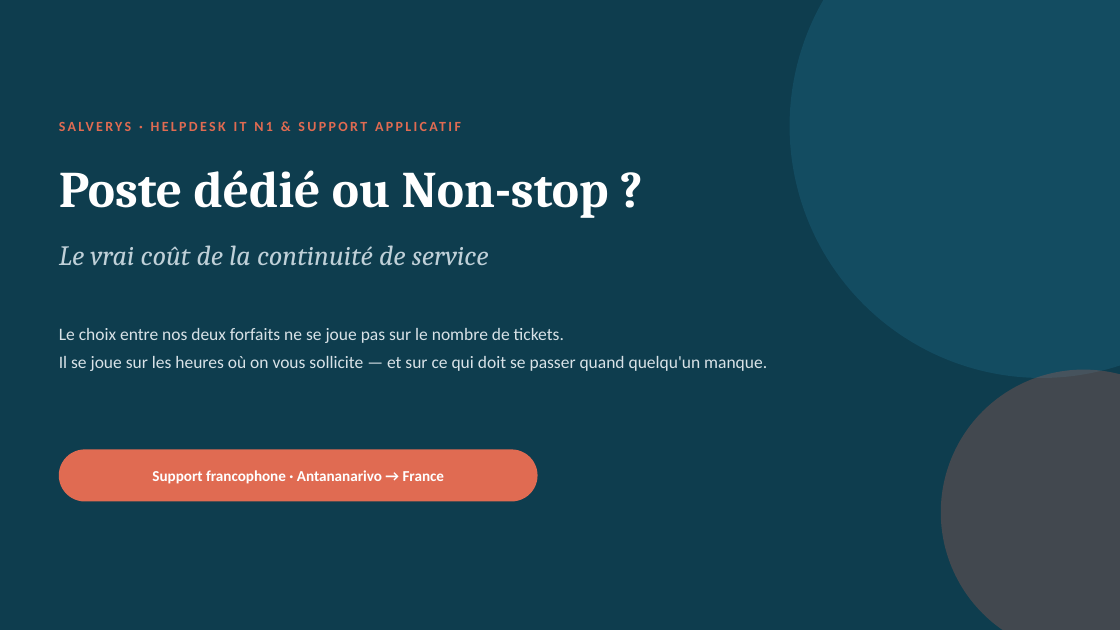
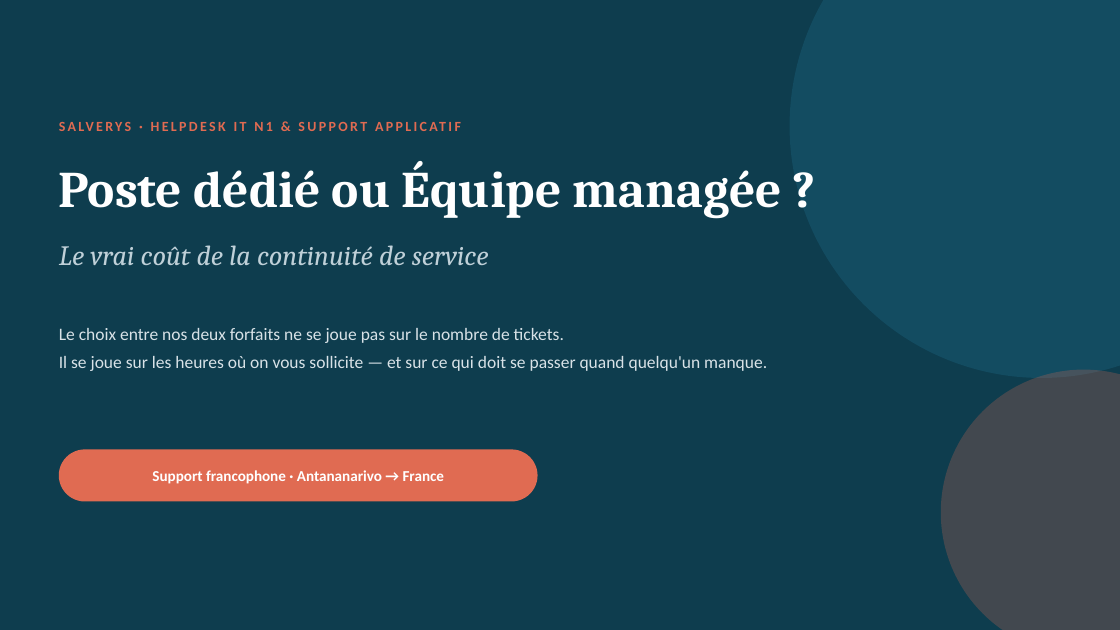
Before and after one commit to valerienvalerien/Salve2, a slide deck: slide 1 of 04-Closing/PLAQUETTE-DEDIE-VS-NONSTOP.pptx. Drawn at 1120x630 pixels with LibreOffice and Linux fonts; fonts in the diff are those of the drawing. Boxes give left, top, right and bottom in pixels: in the first picture for what was removed or moved away, otherwise in the second. Text is boxed around its words. In the diff, an @@ line names an element or a change of style, - is before the commit and + after.

```diff
--- a/04-Closing/PLAQUETTE-DEDIE-VS-NONSTOP.pptx
+++ b/04-Closing/PLAQUETTE-DEDIE-VS-NONSTOP.pptx
@@ text at <box>59,161,782,219</box>: text changed @@
-Poste dédié ou Non-stop ?
+Poste dédié ou Équipe managée ?
```
Also in this commit, not shown: 7 other slides changed, 9 other files.
